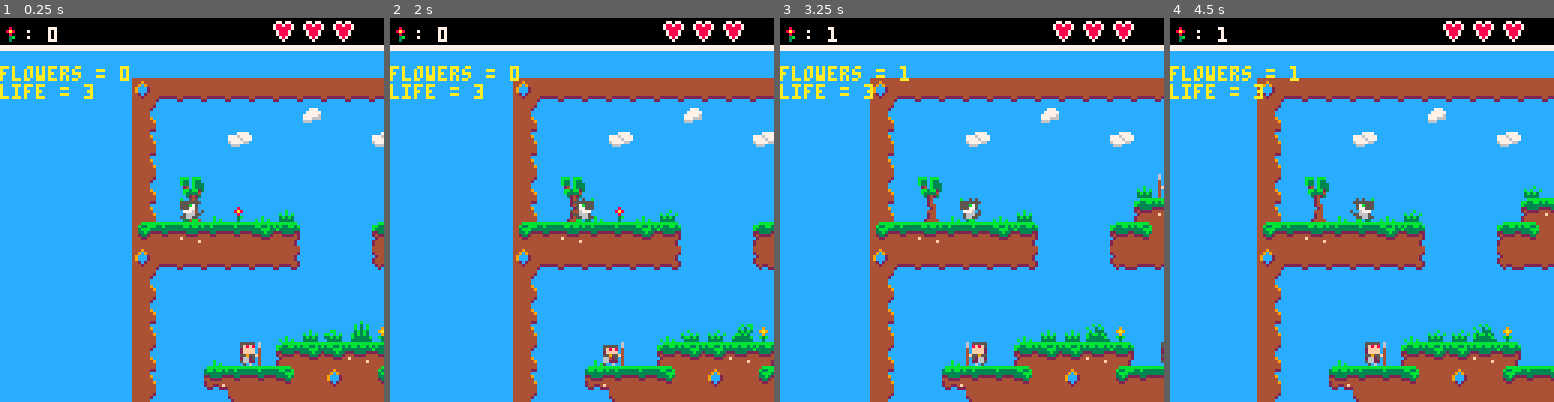
Above: before the commit, frames 1-4 (left to right).
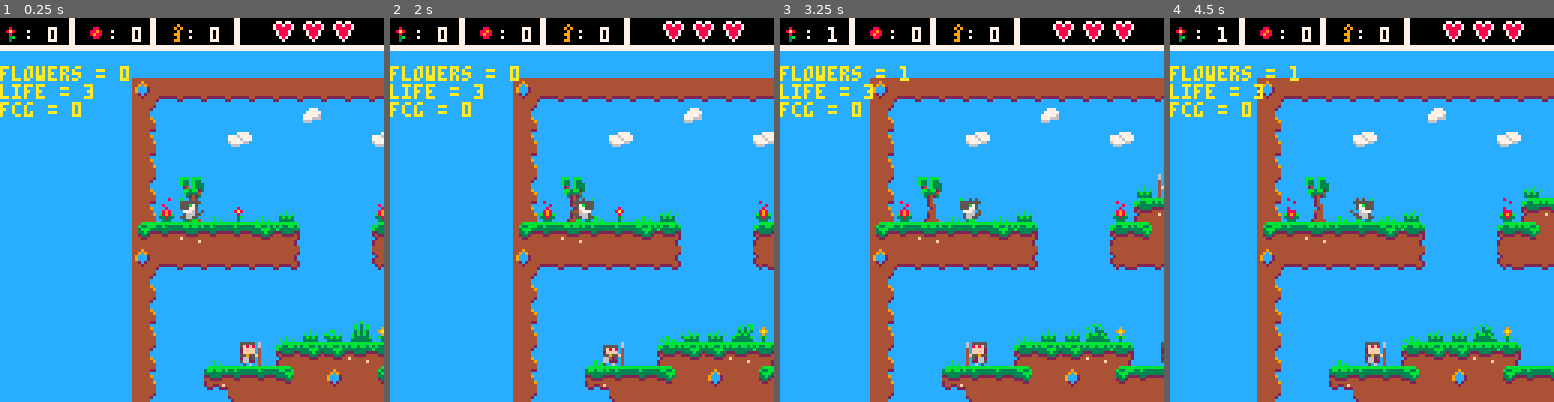
Above: after the commit, the same moments.

Repository: Achie72/dragon_demo_platformer
Game: PICO-8 cartridge dragondemo.p8
The game is run twice, just before and just after one commit, with the same random seed, the same clock (stepped at 60 frames per second) and the same inputs.
Inputs:
- Up to frame 1 (0.25 s): no input
- Up to frame 2 (2 s): tap X (X key) at 0.33, 1.07, 1.85 s; tap O (Z key) at 0.7, 1.7 s; hold Right from 1.6 s (still down)
- Up to frame 3 (3.25 s): release Right at 2.1 s; tap O (Z key) at 2.1, 2.5, 2.9 s; hold Up 2.15-2.42 s; hold Right 2.47-3.03 s; tap X (X key) at 2.97 s; hold Left from 3.08 s (still down)
- Up to frame 4 (4.5 s): tap O (Z key) at 3.3, 3.7, 4.1 s; release Left at 3.58 s; hold Right from 4.02 s (still down); tap X (X key) at 4.08 s

The runs differ from the first frame. In frame 1, 1.1% of the frame differs, in the area x 0-100%, y 0-54%; in frame 2, 1.1%; in frame 3, 1.1%; in frame 4, 1.1%.

Commit message:
Add fireballs and ability to breath them
Added fireflowers too, they give you two fireballs each.

Diff:
--- a/dragondemo.p8
+++ b/dragondemo.p8
@@ -21,6 +21,8 @@
 	player.hitspr=3
 	player.life=3
 	player.maxlife=3
+	player.fireballs=0
+	player.keys=0
 	player.invc=45 --invincibilty frames
 	player.nextinvc = 0 --flag for next
 	player.takendamage = 0
@@ -42,6 +44,7 @@
 
 	fireballs={}
 	tall_grasses={}
+	fireflowers={}
 
 	grass1 = {
 		x = 48,
@@ -167,6 +170,8 @@
 	create_grass(64,80)
 	create_grass(56,80)
 	create_grass(72,80)
+	create_fireflower(8,40)
+	create_fireflower(80,40)
 
 	--create_enemy(82,32,1)
 end
@@ -231,6 +236,26 @@
 	add(global.animation_queue,anim)
 end
 
+function create_fireball(x,y,direction)
+	local fireball = {
+		x = x,
+		y = y,
+		spr = 44,
+		speed = 2,
+		direction = direction
+	}
+		add(fireballs,fireball)
+end
+
+function create_fireflower(x,y)
+	local fireflower = {
+		x = x,
+		y = y,
+		spr = 96,
+		animspeed = 2
+	}
+	add(fireflowers,fireflower)
+end
 
 function check_princess(x,y,w,h)
 	enough=false
@@ -258,7 +283,6 @@
   end
 
 	if enough and near then
-		global.debug = true
 		print('you brought me all\n the flowers.\n thanks!', player.x-20, player.y - 40, 14)
 		player.win = 1
 		--sfx(3)
@@ -319,6 +343,15 @@
   end
 	end
 	return pickup
+end
+
+function check_fireflower(obj)
+	for fireflower in all(fireflowers) do
+		if (collide_rect(to_rect(obj,7,7),to_rect(fireflower,7,7))) then
+			del(fireflowers,fireflower)
+			player.fireballs += 2
+		end
+	end
 end
 
 function collision_on(x,y,w,h)
@@ -403,6 +436,10 @@
 	for grass in all(tall_grasses) do
 		animate(grass,grass.spr,4,flr(rnd(6)) + 1,false)
 	end
+	-- draw fireflowers
+	for fireflower in all(fireflowers) do
+		animate(fireflower,fireflower.spr,4,10,false)
+	end
 	-- initiate animation queue
 	if #global.animation_queue != 0 then
 		for anim in all(global.animation_queue) do
@@ -488,10 +525,19 @@
 	if (object.speed > 0) animate(object,object.spr,2,object.animspeed,false)
 end
 
+function move_fireball()
+	for fireball in all(fireballs) do
+		flipped = false
+		fireball.x += (fireball.speed * fireball.direction)
+		if (fireball.direction < 0) flipped = true
+		animate(fireball,fireball.spr,4,10,flipped)
+	end
+end
+
 function control_player()
 	if(btn(0)) and (player.ax < player.mx_spd and player.ax > -player.mx_spd) then
 		player.ax-=player.acc
-  player.facing=0
+		player.facing = 0
 		if((takendamage == 0) or (global.tick%9 == 0)) then
 			animate(player,player.spr,2,6,true)
 		else
@@ -527,6 +573,15 @@
 		player.grounded = 0
 	end
 
+	if(btnp(5) and player.fireballs > 0) then
+		if(player.facing == 1) then
+			create_fireball(player.x+8,player.y,1)
+		else
+			create_fireball(player.x-8,player.y,-1)
+		end
+		player.fireballs -= 1
+	end
+
  if player.ax > 0 then
 		player.ax -= player.frict
     if(player.ax < 0) player.ax=0
@@ -548,18 +603,15 @@
 	if player.ay > 0 then
 		player.grounded = false
 		--player.spr = player.jump_spr
-		global.debug = 0
 		if collide_map(player,8,8,3,0) then
 			player.grounded = true
 			--player.spr = player.walk_spr
-			global.debug = 1
 			player.ay = 0
 			player.y-=(player.y+8)%8
 		end
 	elseif player.ay < 0 then
 		--player.spr = player.jump_spr
 		player.grounded = false
-		global.debug = 0
 		if collide_map(player,8,8,2,0) then
 			player.ay = 0
 		end
@@ -592,11 +644,19 @@
 		player.life+=1
 	end
 	check_princess(player.x,player.y,7,7)
+	check_fireflower(player)
 end
 
 function control_enemies()
-	for monster in all(enemies) do
-		move_enemy(monster,7,7)
+	for enemy in all(enemies) do
+		for fireball in all(fireballs) do
+			if (collide_rect(to_rect(enemy,7,7),to_rect(fireball,7,7))) then
+				del(fireballs,fireball)
+				del(enemies,enemy)
+				return
+			end
+		end
+		move_enemy(enemy,7,7)
 	end
 end
 
@@ -647,7 +707,6 @@
 
 function manage_internal_timers()
 		global.tick += 1
-		--player.nextinvc = global.tick + player.invc
 
 		if(global.tick > 5000) then
 			local differencetoplayertick = global.tick - player.nextinvc
@@ -672,6 +731,7 @@
 			cls()
 			rectfill(player.x - 100, player.y -100, player.x + 100,player.y + 100, 12)
 		 map()
+			move_fireball()
 		 control_player()
 			control_enemies()
 			check_stomp()
@@ -706,10 +766,10 @@
 function set_ui()
 	ui={
 		flowers = player.flowers,
-		life = player.life
+		life = player.life,
 		--ax = player.ax,
 		--ay = player.ay,
-		--grnd = global.debug
+		fcg = global.debug
 	}
 	draw_ui(ui)
 end
@@ -738,10 +798,19 @@
 	end
 	spr(32,player.x-60,player.y-60,1,1)
 	print(": "..player.flowers,player.x-52,player.y-57,7)
+	rectfill(player.x-36,player.y-60,player.x-37,player.y-50,7)
+	spr(59,player.x-32,player.y-59,1,1)
+	print(": "..player.fireballs,player.x-24,player.y-57,7)
+	rectfill(player.x-10,player.y-60,player.x-9,player.y-50,7)
+	spr(60,player.x-4,player.y-59,1,1)
+	print(": "..player.keys,player.x+2,player.y-57,7)
+	rectfill(player.x+18,player.y-60,player.x+19,player.y-50,7)
+
 	--rect(crect.x1,crect.y1,crect.x2,crect.y2,7)
 	--print(stat(1),player.x-60,player.y-52,10)
 	--print(stat(7),player.x-60,player.y-44,10)
 end
+
 
 
 
Not shown, changed: 17 lines of the sprite sheet (__gfx__) section of dragondemo.p8
Not shown, changed: README.md
Not shown, changed: docs/index.js
